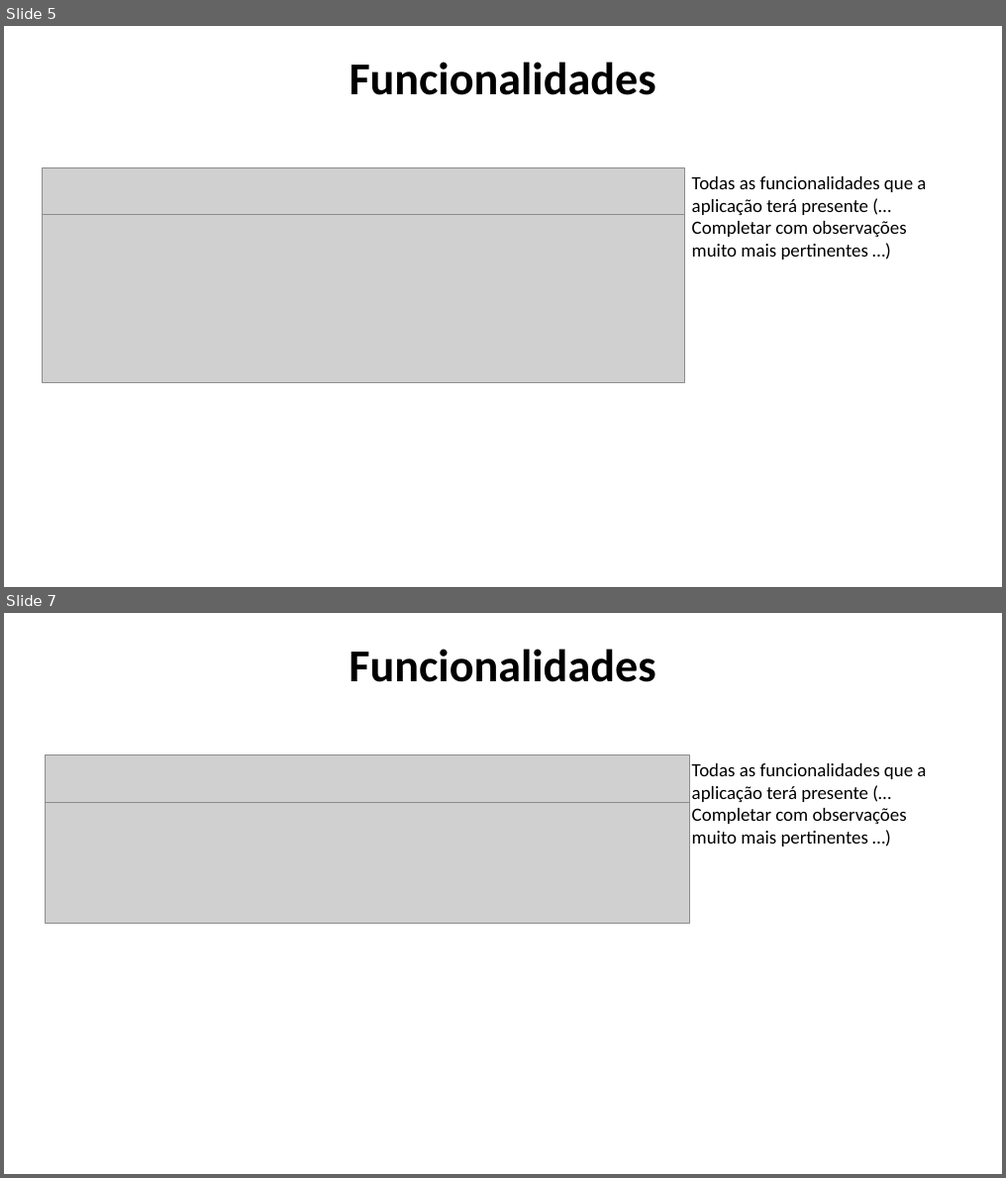
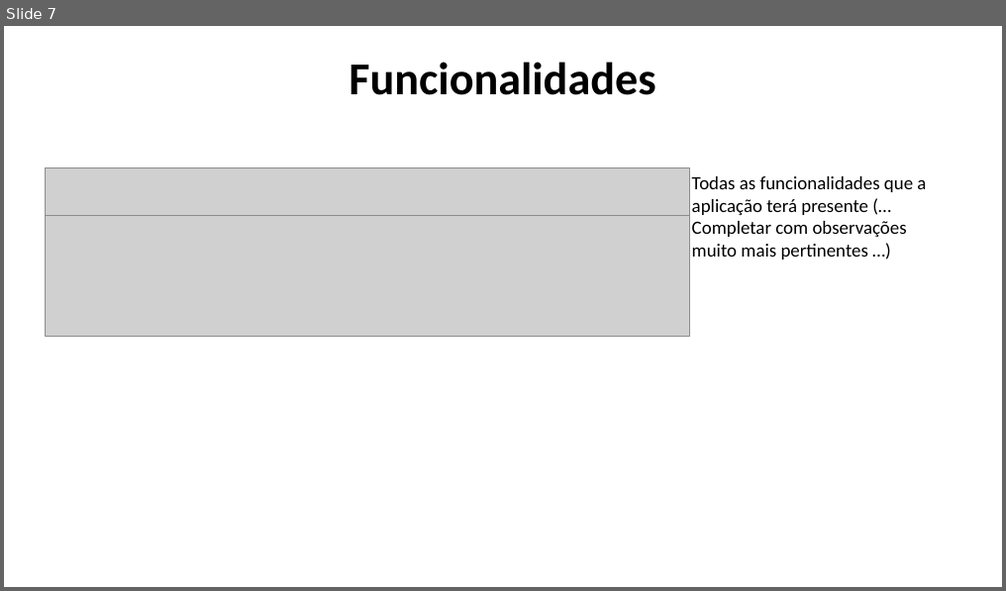
Before and after one commit to 2180622/IPL_PSI_ProjetoFinal_SARAMAGO, a slide deck: Documentacao/Especificacao_Sistema_Informacao/Apresentação AMSI/AndroidPowerPoint.pptx. Shown one above the other, each under a label of ours: slides 5 and 7 before the commit, slide 7 after it; the slides between them are not shown. The pictures are 1006x1178 and 1006x591 pixels, drawn with LibreOffice and Linux fonts; fonts in the diff are those of the drawing; grey boxes stand for pictures. Boxes give left, top, right and bottom in pixels: in the first picture for what was removed or moved away, otherwise in the second. Text is boxed around its words. In the diff, an @@ line names an element or a change of style, - is before the commit and + after.

```diff
--- a/Documentacao/Especificacao_Sistema_Informacao/Apresentação AMSI/AndroidPowerPoint.pptx
+++ b/Documentacao/Especificacao_Sistema_Informacao/Apresentação AMSI/AndroidPowerPoint.pptx
@@ slide 5 removed at (4,26,1002,587), background #FFFFFF @@
@@ title removed at (350,62,656,95) @@
-Funcionalidades
@@ picture removed at (43,168,684,215) @@
@@ text removed at (692,176,926,260) @@
-Todas as funcionalidades que a aplicação terá presente (… Completar com observações muito mais pertinentes …)
@@ picture removed at (43,215,684,383) @@
```
Also in this commit, not shown: 2 slides added, 1 other slide removed.
